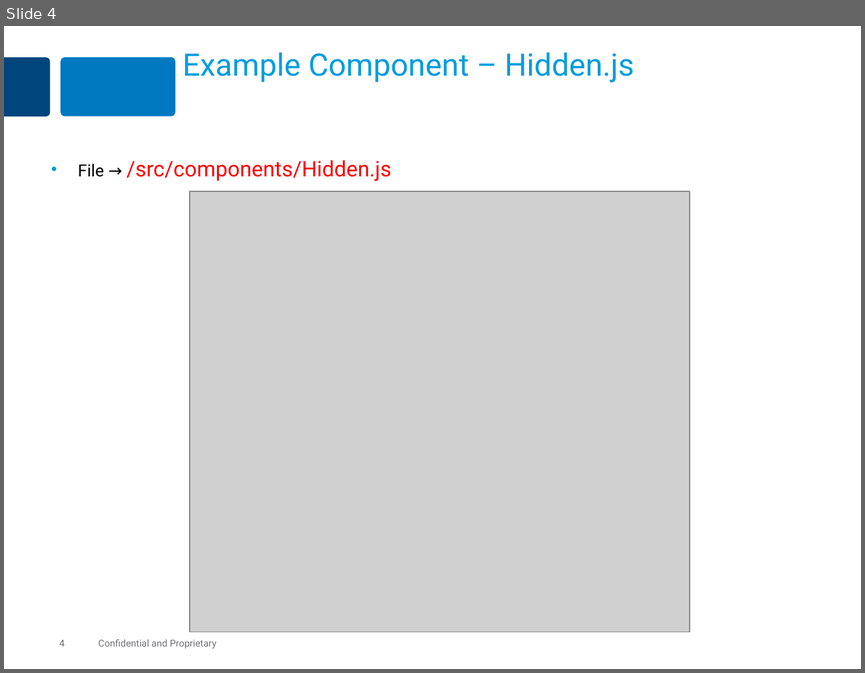
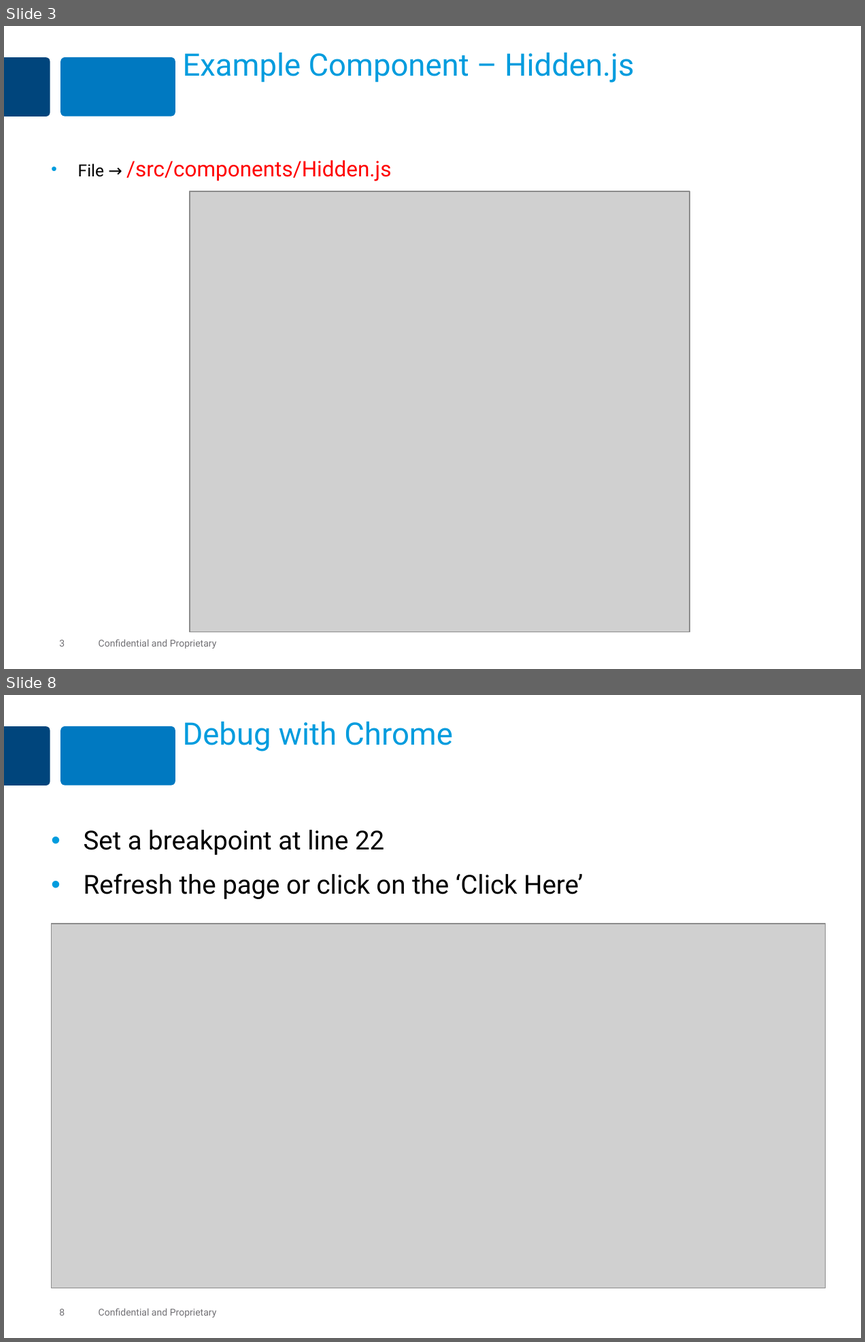
Before and after one commit to MaxMillington/react_practice, a slide deck: lesson-react-60-debugging/react-debugging.pptx. Shown one above the other, each under a label of ours: slide 4 before the commit, slides 3 and 8 after it; the slides between them are not shown. The pictures are 865x673 and 865x1342 pixels, drawn with LibreOffice and Linux fonts; fonts in the diff are those of the drawing; grey boxes stand for pictures. Boxes give left, top, right and bottom in pixels: in the first picture for what was removed or moved away, otherwise in the second. Text is boxed around its words. In the diff, an @@ line names an element or a change of style, - is before the commit and + after.

```diff
--- a/lesson-react-60-debugging/react-debugging.pptx
+++ b/lesson-react-60-debugging/react-debugging.pptx
@@ slide 8 added at (4,695,861,1338), background #FFFFFF; not listed: 4 template elements that a slide beside it also shows @@
@@ title added at (183,722,453,751), 26 pt, text #009CDE @@
+Debug with Chrome
@@ text added at (84,830,583,899), 22 pt, text #000000 @@
+• Set a breakpoint at line 22
+• Refresh the page or click on the ‘Click Here’
@@ picture added at (51,923,825,1288) @@
@@ what was slide 4 is now slide 3 @@
@@ page number at (59,639,65,646): text changed @@
-4
+3
```
Also in this commit, not shown: 3 slides changed, 5 other slides added, 26 slides removed, 37 other files.
